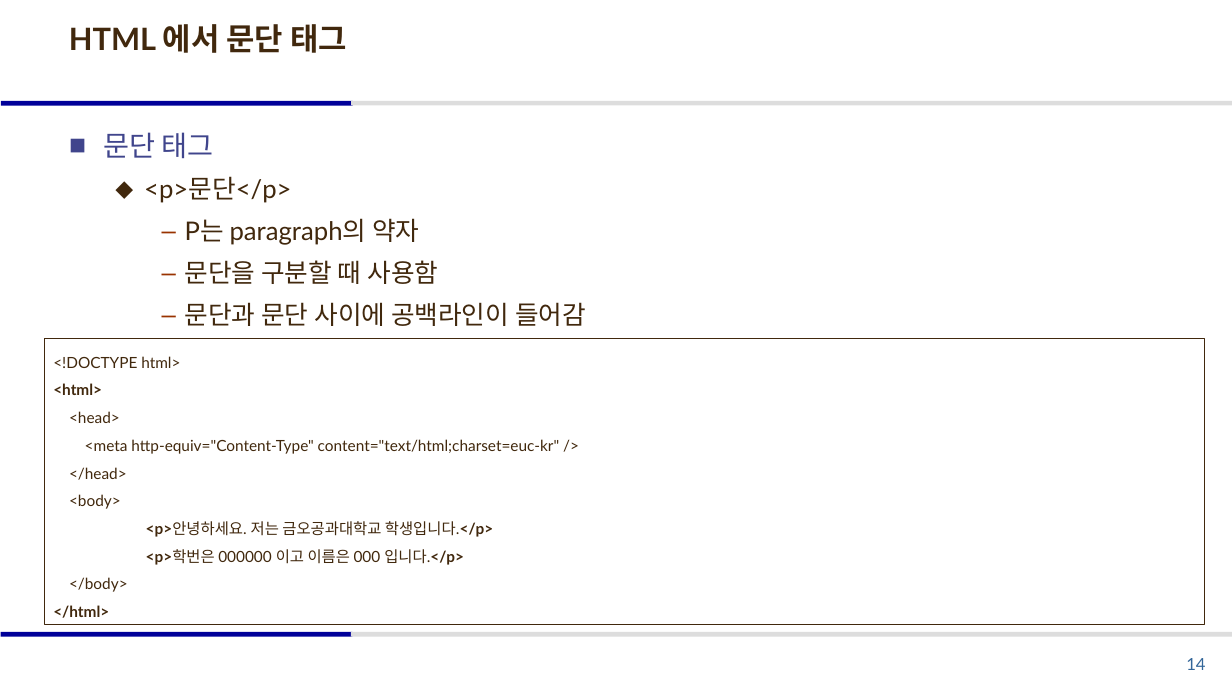
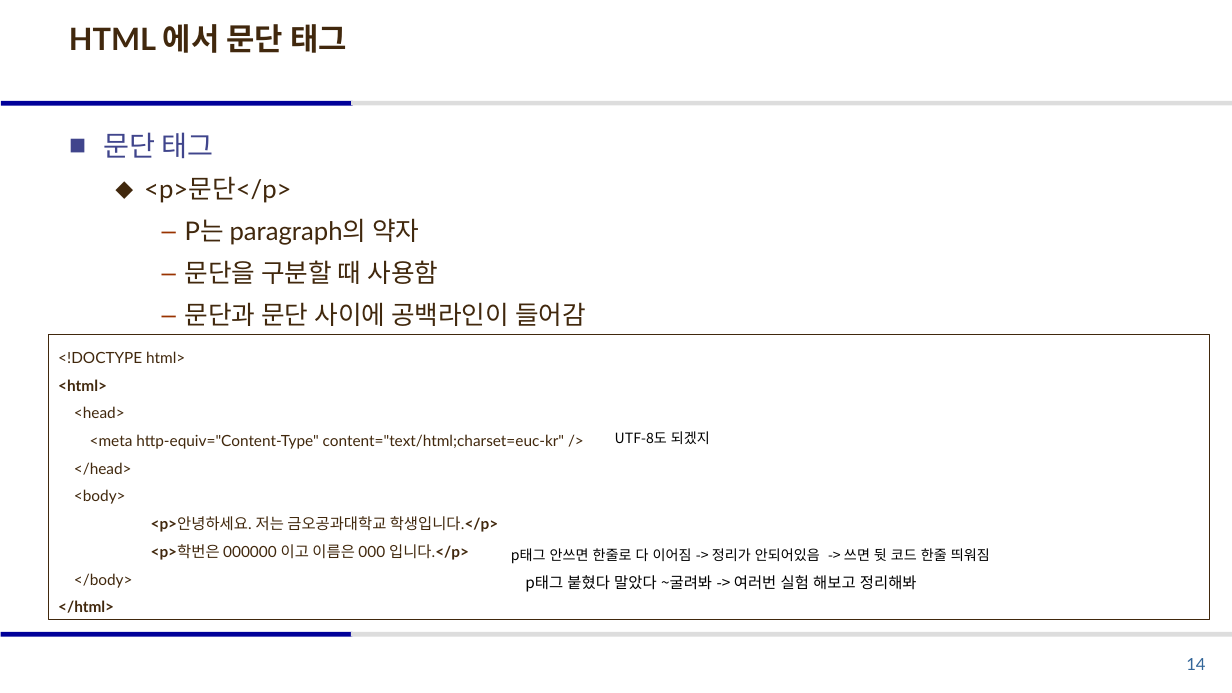
Before and after one commit to ilikecyberpunk/2-, a slide deck: slide 14 of 1학기/웹 프로그래밍/2026_웹 프로그래밍_part2.pptx. Drawn at 1232x693 pixels with LibreOffice and Linux fonts; fonts in the diff are those of the drawing. Boxes give left, top, right and bottom in pixels: in the first picture for what was removed or moved away, otherwise in the second. Text is boxed around its words. In the diff, an @@ line names an element or a change of style, - is before the commit and + after.

```diff
--- a/1학기/웹 프로그래밍/2026_웹 프로그래밍_part2.pptx
+++ b/1학기/웹 프로그래밍/2026_웹 프로그래밍_part2.pptx
@@ rectangle "<!DOCTYPE html>": place and size @@
-rectangle "<!DOCTYPE html>" at <box>44,339,1205,625</box>
+rectangle "<!DOCTYPE html>" at <box>49,335,1210,620</box>
@@ text added at <box>615,431,710,444</box>, 11 pt, text #000000 @@
+UTF-8도 되겠지
@@ text added at <box>511,548,990,564</box>, 11 pt, text #000000 @@
+p태그 안쓰면 한줄로 다 이어짐 -> 정리가 안되어있음 -> 쓰면 뒷 코드 한줄 띄워짐
@@ text added at <box>525,575,917,592</box>, 12 pt, text #000000 @@
+p태그 붙혔다 말았다 ~굴려봐 -> 여러번 실험 해보고 정리해봐
```
Also in this commit, not shown: 8 other slides changed, 2 other files.
